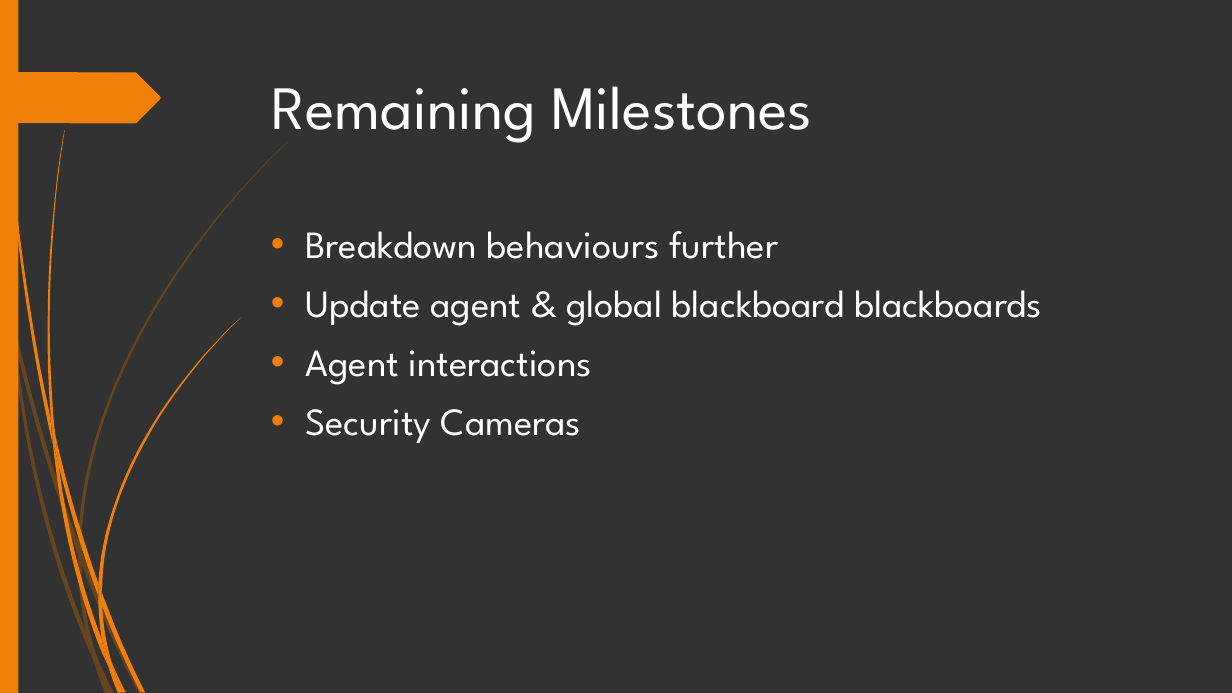
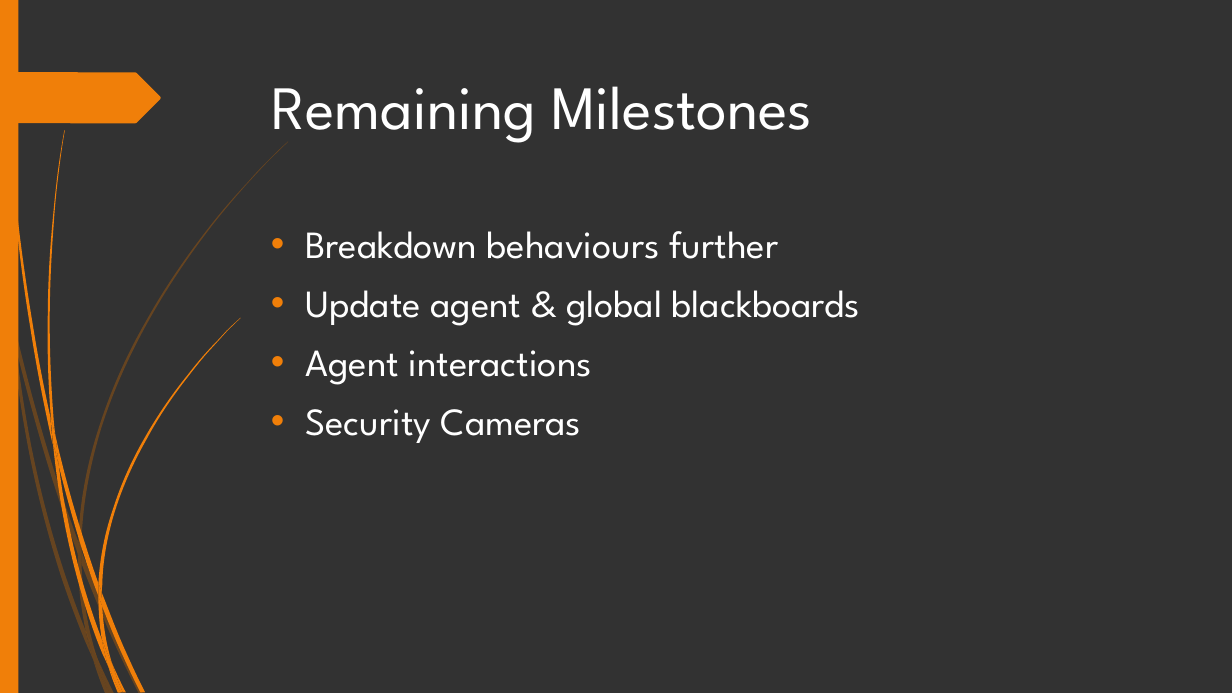
Before and after one commit to HenryWilliam95/AI_FINAL_PROJECT, a slide deck: slide 7 of Documents/Presentation-1.pptx. Drawn at 1232x693 pixels with LibreOffice and Linux fonts; fonts in the diff are those of the drawing. Boxes give left, top, right and bottom in pixels: in the first picture for what was removed or moved away, otherwise in the second. Text is boxed around its words. In the diff, an @@ line names an element or a change of style, - is before the commit and + after.

Commit message:
Fixed spelling issue

```diff
--- a/Documents/Presentation-1.pptx
+++ b/Documents/Presentation-1.pptx
@@ text at [306,290,860,326]: text changed @@
-• Update agent & global blackboard blackboards
+• Update agent & global blackboards
```
